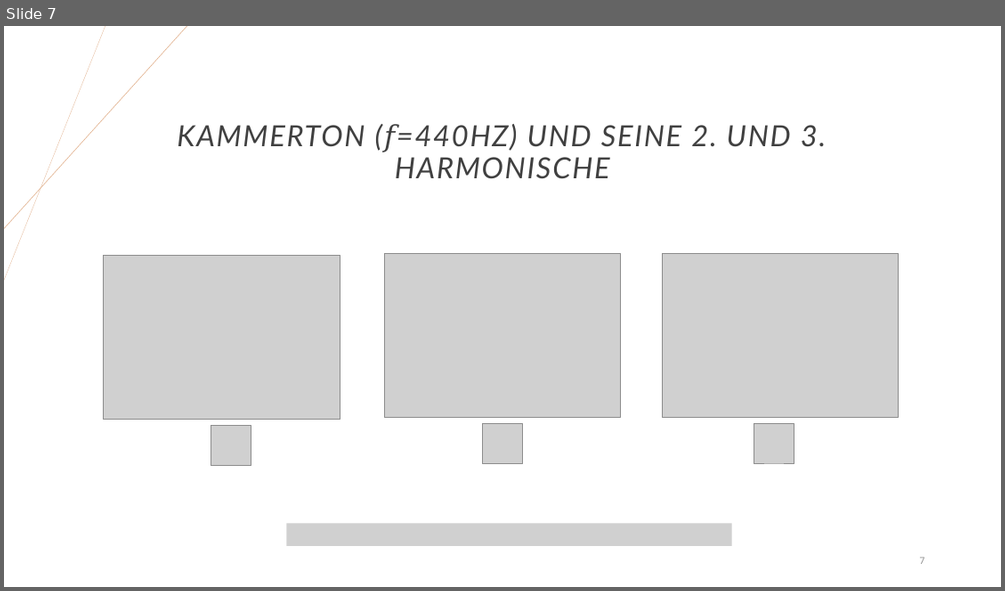
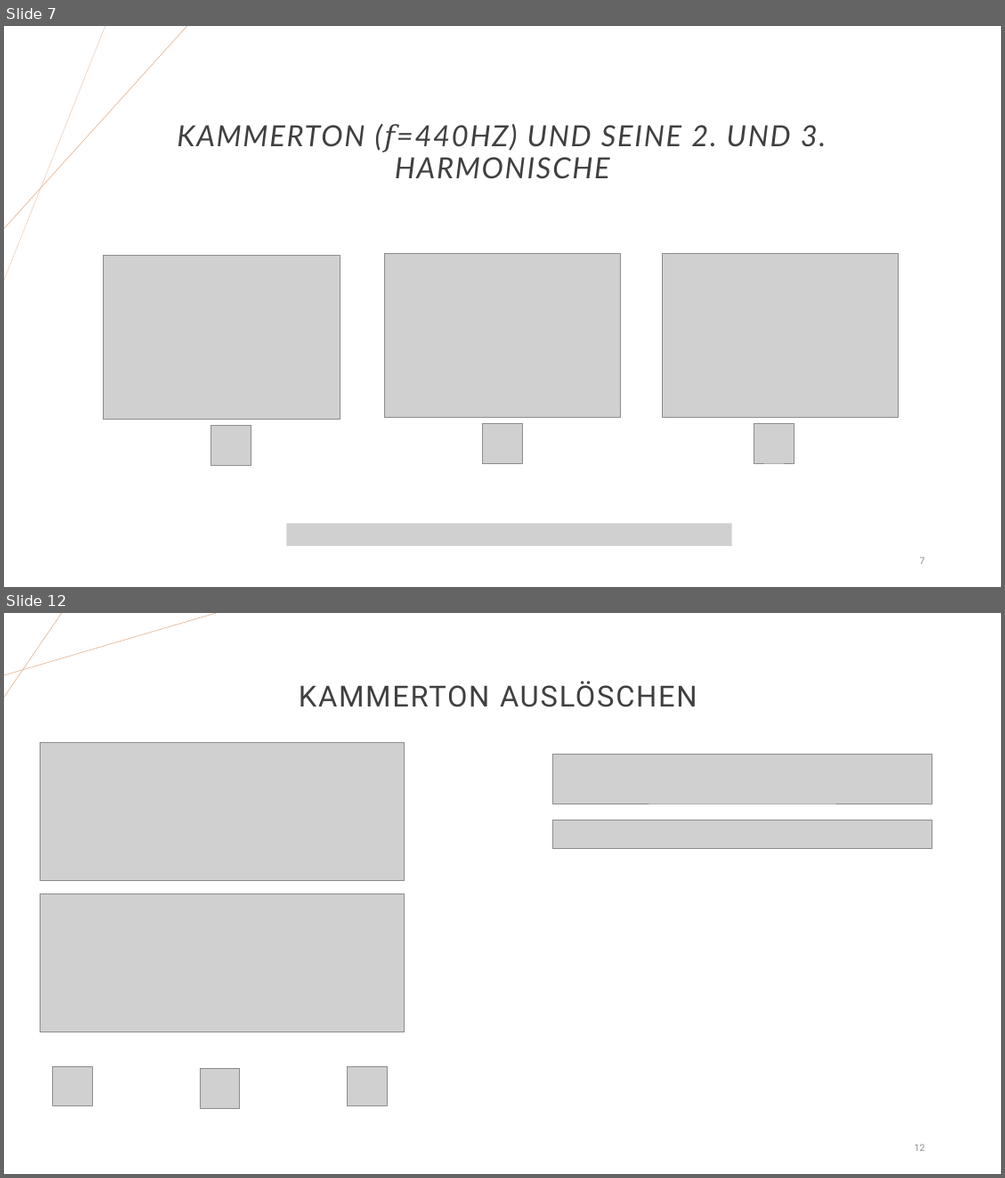
Before and after one commit to JoHoppe/LaborSprache, a slide deck: Digitale Sprachverarbeitung.pptx. Shown one above the other, each under a label of ours: slide 7 before the commit, slides 7 and 12 after it; the slides between them are not shown. The pictures are 1005x591 and 1005x1178 pixels, drawn with LibreOffice and Linux fonts; fonts in the diff are those of the drawing; grey boxes stand for pictures. Boxes give left, top, right and bottom in pixels: in the first picture for what was removed or moved away, otherwise in the second. Text is boxed around its words. In the diff, an @@ line names an element or a change of style, - is before the commit and + after.

```diff
--- a/Digitale Sprachverarbeitung.pptx
+++ b/Digitale Sprachverarbeitung.pptx
@@ slide 12 added at box(4, 613, 1001, 1174), background #FFFFFF @@
@@ line added from (4, 675) to (216, 613), #E2B18D 0.5 pt @@
@@ line added from (62, 613) to (4, 697), #E2B18D 0.5 pt @@
@@ title added at box(299, 681, 697, 707), 28 pt, text #404040 @@
+KAMMERTON AUSLÖSCHEN
@@ picture added at box(40, 743, 404, 881) @@
@@ picture added at box(553, 754, 933, 803) @@
@@ picture added at box(552, 820, 932, 848) @@
@@ picture added at box(40, 893, 404, 1032) @@
@@ picture added at box(53, 1066, 92, 1106) @@
@@ picture added at box(348, 1066, 387, 1106) @@
@@ picture added at box(200, 1069, 240, 1108) @@
@@ page number added at box(914, 1143, 925, 1151), 9 pt, text #8C8C8C @@
+12
```
Also in this commit, not shown: 1 slide changed, 7 other slides added, 18 slides removed, 1 other file.
